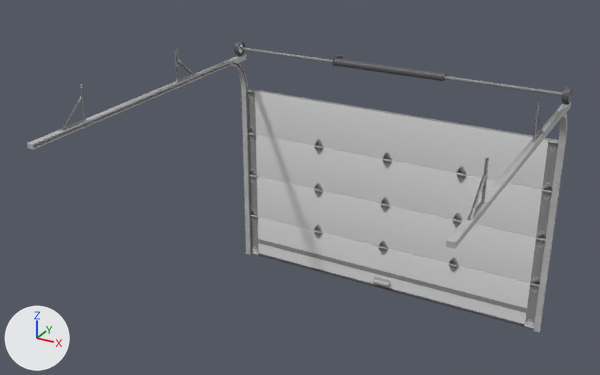
What one commit did to the FBX model PIPE BikeMenu/Assets/BWS Assets/garage door.fbx.
Both versions are drawn from a 50 mm lens placed at (4.12, -5.0, 6.38), pointed at (-0.31, 3.05, 2.35). Arrows for +X, +Y and +Z are at lower left; the lights stay in place. Vertices at the same position are counted once.
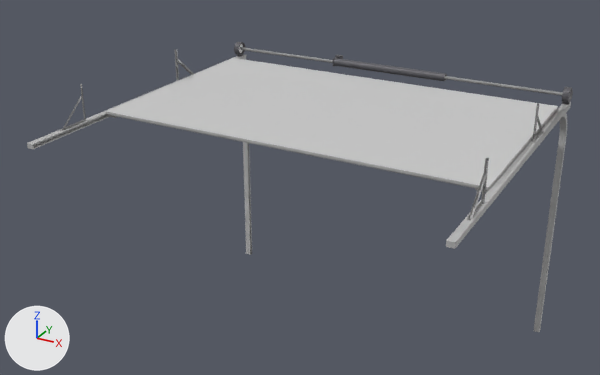
What the commit changed:
me_cube_006 is used by ob_cube_003; location (0.0, 0.0, 0.0).
me_cube_006 had 18786 vertices, 17063 faces and spanned x -2.4..2.36, y 0.83..5.1, z -0.01..3.71.
me_cube_006 now has 18786 vertices, 17067 faces and spans x -2.4..2.36, y 0.83..5.1, z -0.01..3.71.
me_cube_006 part 1: the loose piece of 60 vertices spanning x -2.3..2.26, y 5.04..5.09, z 1.38..2.07 is turned 90 degrees about the x axis through its middle, then moved by (0.0, -2.07, 1.57).
me_cube_006 part 2: the loose piece of 60 vertices spanning x -2.3..2.26, y 5.04..5.09, z 0.69..1.38 is turned 90 degrees about the x axis through its middle, then moved by (0.0, -1.4, 2.25).
me_cube_006 part 3: the loose piece of 152 vertices spanning x -1.16..-1.03, y 5.02..5.05, z 1.94..2.18 is turned 90 degrees about the x axis through its middle and scaled by 0.987, then moved by (0.0, -2.38, 1.19).
me_cube_006 part 4: the loose piece of 316 vertices spanning x -0.14..0.11, y 4.98..5.06, z 0.05..0.18 is turned 90 degrees about the x axis through its middle, then moved by (0.0, -0.45, 3.12).
me_cube_006 part 5: the loose piece of 208 vertices spanning x -2.35..-2.16, y 5.01..5.05, z 1.94..2.18 is turned 90 degrees about the x axis through its middle and scaled by 0.991, then moved by (0.0, -2.37, 1.18).
me_cube_006 part 6: the loose piece of 208 vertices spanning x -2.35..-2.16, y 5.01..5.05, z 1.26..1.5 is turned 90 degrees about the x axis through its middle and scaled by 0.991, then moved by (0.0, -1.7, 1.87).
me_cube_006 part 7: the loose piece of 208 vertices spanning x -2.35..-2.16, y 5.01..5.05, z 0.57..0.81 is turned 90 degrees about the x axis through its middle and scaled by 0.991, then moved by (0.0, -1.02, 2.56).
me_cube_006 part 8: 96 loose pieces with 7142 vertices, spanning x -2.35..2.31, y 5.01..5.09, z 0.0..2.75, are deleted.
me_cube_006 part 9: 7142 vertices added at x -2.35..2.31, y 1.98..4.68, z 3.23..3.31.

Pixel boxes [x1, y1, x2, y2] of what changed, in the pictures (600 x 375 px; the box of a moved part takes in the faces that stretch with it):
part 1 of me_cube_006, moved or reshaped: before [249, 134, 551, 238]; after [142, 83, 528, 166]
part 2 of me_cube_006, moved or reshaped: before [250, 176, 545, 283]; after [176, 71, 544, 145]
part 3 of me_cube_006, moved or reshaped (not visible afterwards): before [314, 139, 323, 155]
part 4 of me_cube_006, moved or reshaped (not visible afterwards): before [373, 276, 390, 288]
part 5 of me_cube_006, moved or reshaped (not visible afterwards): before [247, 126, 256, 141]
part 6 of me_cube_006, moved or reshaped (not visible afterwards): before [248, 169, 257, 183]
part 7 of me_cube_006, moved or reshaped (not visible afterwards): before [250, 209, 258, 223]
part 8 of me_cube_006, deleted: before [246, 89, 559, 329]
part 9 of me_cube_006, added: after [103, 58, 558, 193]
